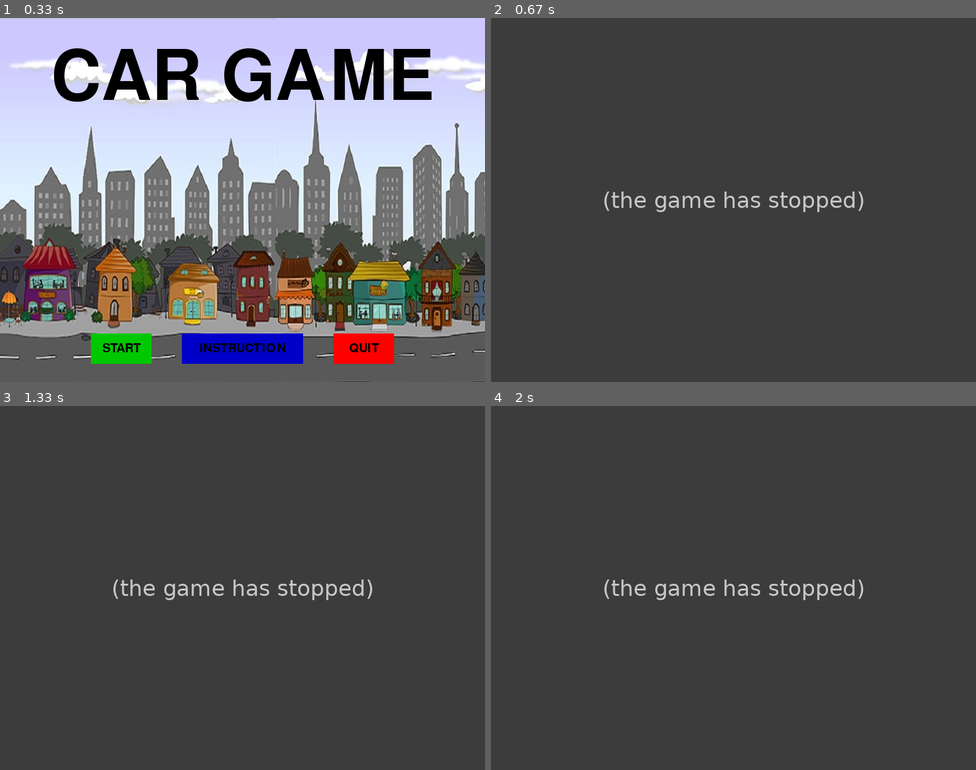
Above: before the commit, frames 1-4 (two rows, left to right).
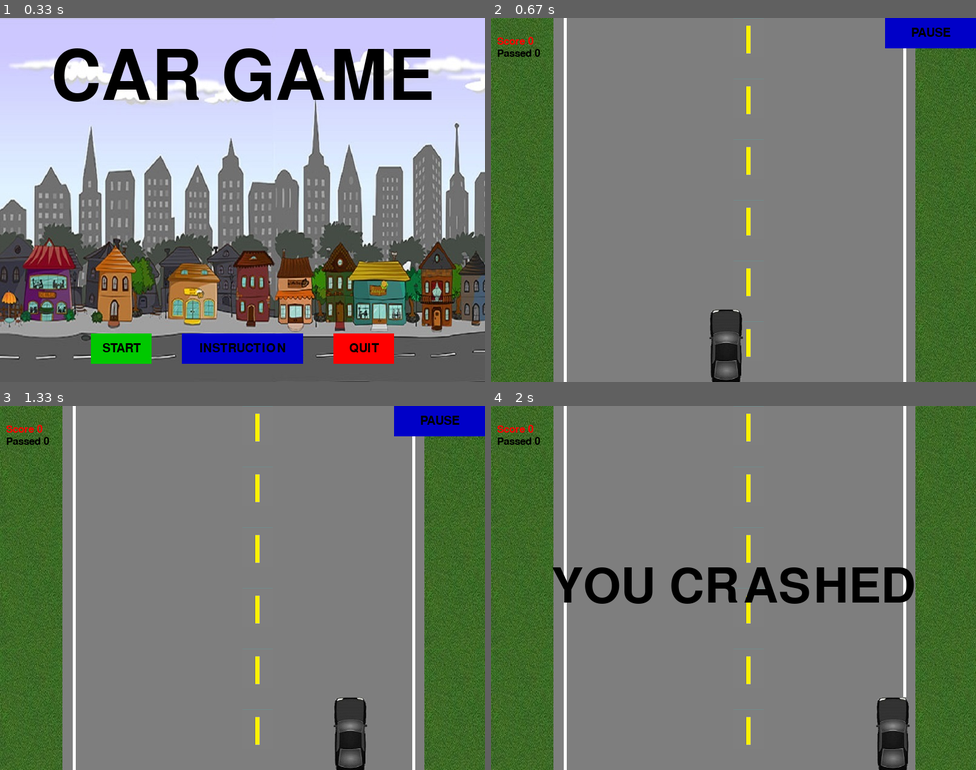
Above: after the commit, the same moments.

Repository: Skillhh/PyGame
Game: pygame game, started from 1/1.py
Two runs of this game, one before a commit and one after it. Both use one fixed random seed, a clock stepped at 60 frames per second and the inputs below.
Inputs:
- Up to frame 1 (0.33 s): no input
- Up to frame 2 (0.67 s): click "START" at 0.38 s
- Up to frame 3 (1.33 s): hold Right 0.67-1.13 s; hold Right from 1.17 s (still down)
- Up to frame 4 (2 s): release Right at 1.63 s

Frame 1 is identical in both runs. In frame 2, 99% of the frame differs, in the area x 0-100%, y 0-100%; in frame 3, 99%; in frame 4, 99%.
Error before the commit: UnboundLocalError: cannot access local variable 'event' where it is not associated with a va...; the game stopped at 0.4 s (later frames are placeholders)

Commit message:
Agregando Pause

Diff:
--- a/1/1.py
+++ b/1/1.py
@@ -15,9 +15,14 @@
 bright_red = (255, 0, 0)
 bright_green = (0, 255, 0)
 bright_blue = (0 , 0, 255)
+
+pause=False
+
 # Tamaño de ventana
 display_width=800
 display_height=600
+# Tamaño Carro
+car_width=56
 
 gamedisplays=pygame.display.set_mode((display_width,display_height))
 
@@ -31,7 +36,7 @@
 strip = pygame.image.load("strip.jpg")
 intro_background = pygame.image.load("background.jpg")
 instruction_background = pygame.image.load("background2.jpg")
-car_width=56
+
 
 
 def intro_loop():
@@ -70,6 +75,10 @@
 				introduction()
 			elif action == "menu":
 				intro_loop()
+			elif action == "pause":
+				paused()
+			elif action == "unpause":
+				unpaused()
 	else:
 		pygame.draw.rect(gamedisplays, ic, (x, y, w, h))
 	smalltext = pygame.font.Font("freesansbold.ttf", 20)
@@ -95,7 +104,7 @@
 		TextSurf, TextRect = text_objects("INSTRUCTION", largetext)
 		TextRect.center = ((400), (100))
 		gamedisplays.blit(TextSurf, TextRect)
-		gamedisplays.blit(TextSurf, textRect)
+		gamedisplays.blit(textSurf, textRect)
 		stextSurf,stextRect = text_objects("ARROW LEFT : LEFT TURN", smalltext)
 		stextRect.center = ((150), (400))
 		hTextSurf,hTextRect = text_objects("ARROW RIGTH : RIGTH TURN", smalltext)
@@ -114,6 +123,35 @@
 		gamedisplays.blit(atextSurf, atextRect)
 		gamedisplays.blit(rtextSurf, rtextRect)
 		gamedisplays.blit(ptextSurf, ptextRect)
+		button("BACK", 600, 450, 100, 50, blue, bright_blue, "menu")
+		pygame.display.update()
+		clock.tick(30)
+
+
+def paused():
+	global pause
+
+	while pause:
+		for event in pygame.event.get():
+			if event.type == pygame.QUIT:
+				pygame.quit()
+				quit()
+				sys.exit()
+		gamedisplays.blit(instruction_background, (0, 0))
+		largetext = pygame.font.Font('freesansbold.ttf', 115)
+		TextSurf, TextRect = text_objects("PAUSED", largetext)
+		TextRect.center=((display_width/2),(display_height/2))
+		gamedisplays.blit(TextSurf, TextRect)
+		button("CONTINUE", 150, 450, 150, 50, green, bright_green, "unpause")
+		button("RESTART", 350, 450, 150, 50, blue, bright_blue, "play")
+		button("MAIN MENU", 550, 450, 200, 50, red, bright_red, "menu")
+		pygame.display.update()
+		clock.tick(30)
+
+
+def unpaused():
+	global pause
+	pause=False
 
 
 def obstacle(obs_startx, obs_starty, obs):
@@ -187,6 +225,9 @@
 
 
 def game_loop():
+
+	global pause
+
 	x = (display_width*0.45)
 	y = (display_height*0.8)
 	x_change = 0
@@ -209,21 +250,22 @@
 				pygame.quit()
 				quit()
 
-		if event.type == pygame.KEYDOWN:
-			if event.key == pygame.K_LEFT:
-				x_change = -5
-			if event.key == pygame.K_RIGHT:
-				x_change = 5
-			if event.key == pygame.K_a:
-				obstacle_speed += 2
-			if event.key == pygame.K_b:
-				obstacle_speed -=2
-		if event.type == pygame.KEYUP:
-			if event.key == pygame.K_LEFT or event.key == pygame.K_RIGHT:
-				x_change = 0
+			if event.type == pygame.KEYDOWN:
+				if event.key == pygame.K_LEFT:
+					x_change = -5
+				if event.key == pygame.K_RIGHT:
+					x_change = 5
+				if event.key == pygame.K_a:
+					obstacle_speed += 2
+				if event.key == pygame.K_b:
+					obstacle_speed -=2
+			if event.type == pygame.KEYUP:
+				if event.key == pygame.K_LEFT or event.key == pygame.K_RIGHT:
+					x_change = 0
 
 
 		x += x_change
+		pause = True
 		gamedisplays.fill(gray)
 		background()
 		obs_starty -= ( obstacle_speed/4 )
@@ -256,9 +298,10 @@
 		if y < obs_starty + obs_height:
 			if x > obs_startx and x < obs_startx + obs_width or x + car_width > obs_startx and x + car_width < obs_startx + obs_width:
 				crash()
-
+		button("PAUSE", 650, 0, 150, 50, blue, bright_blue, "pause")
 		pygame.display.update()
 		clock.tick(60)
+
 
 intro_loop()
 game_loop()
